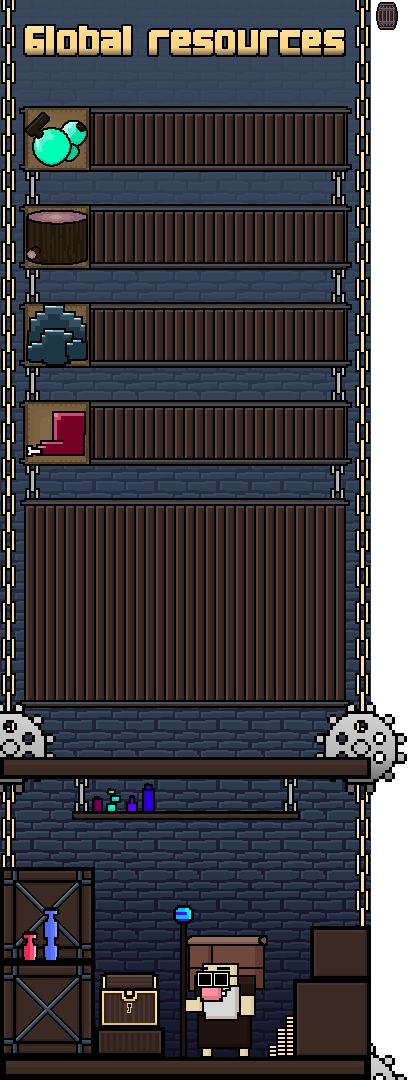
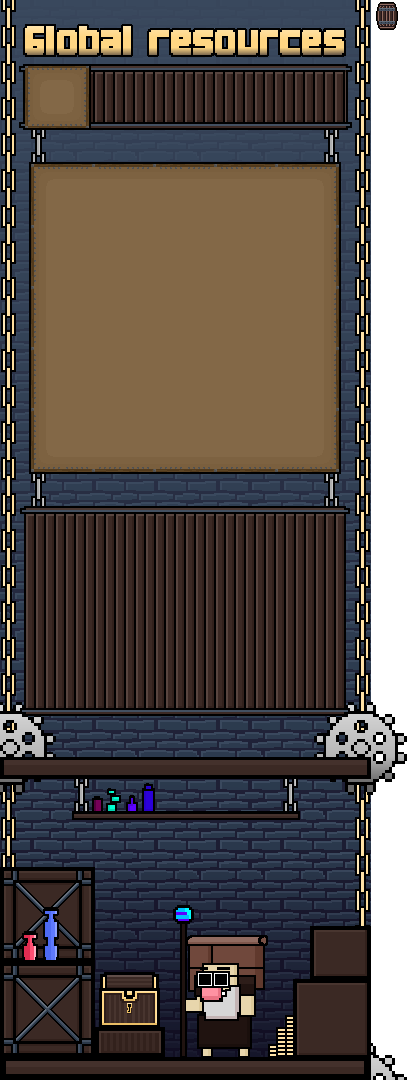
Layers edited between the first and the second 409 x 1080 image:
added layer "Calque 2(collé)" above "Background" over [19, 64, 352, 716]
hid "Background", painted on it over [19, 64, 352, 716]
